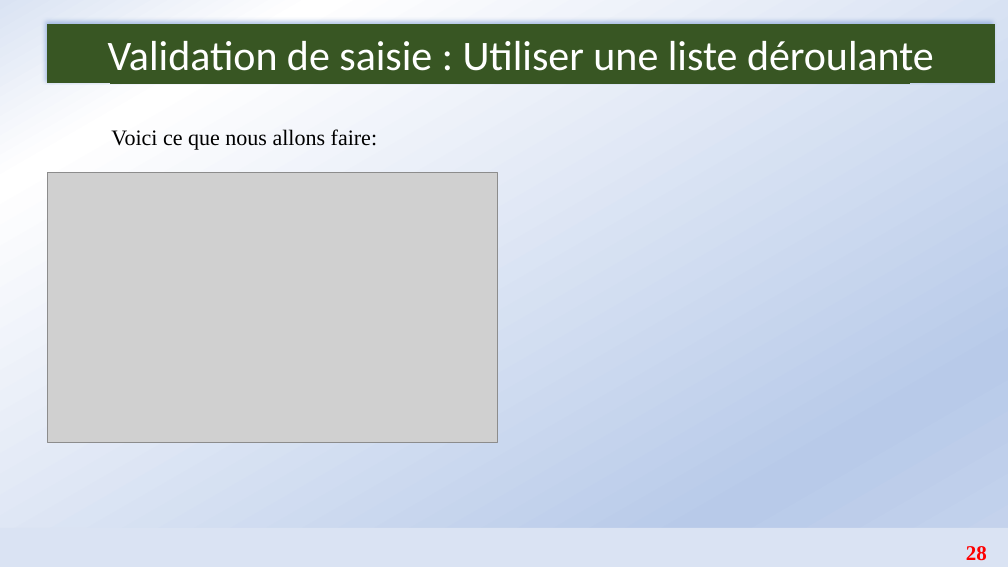
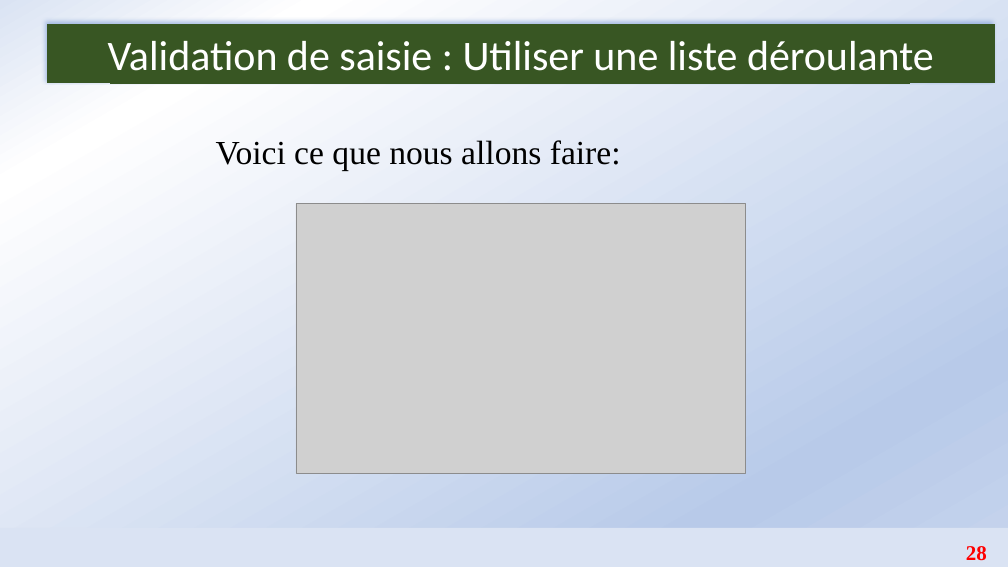
Before and after one commit to Abson-dev/Formation-Excel-IFDC, a slide deck: slide 28 of Cours/IFDC_1.pptx. Drawn at 1008x567 pixels with LibreOffice and Linux fonts; fonts in the diff are those of the drawing; grey boxes stand for pictures. Boxes give left, top, right and bottom in pixels: in the first picture for what was removed or moved away, otherwise in the second. Text is boxed around its words. In the diff, an @@ line names an element or a change of style, - is before the commit and + after.

```diff
--- a/Cours/IFDC_1.pptx
+++ b/Cours/IFDC_1.pptx
@@ text "Voici ce que nous allons ..." moved from (x1=111, y1=129, x2=377, y2=150) to (x1=216, y1=140, x2=621, y2=170) @@
@@ text "Voici ce que nous allons ..." at (x1=216, y1=140, x2=621, y2=170): size 21 to 32 pt @@
@@ picture moved from (x1=47, y1=172, x2=497, y2=442) to (x1=296, y1=203, x2=746, y2=473) @@
```
Also in this commit, not shown: 11 other slides changed.
